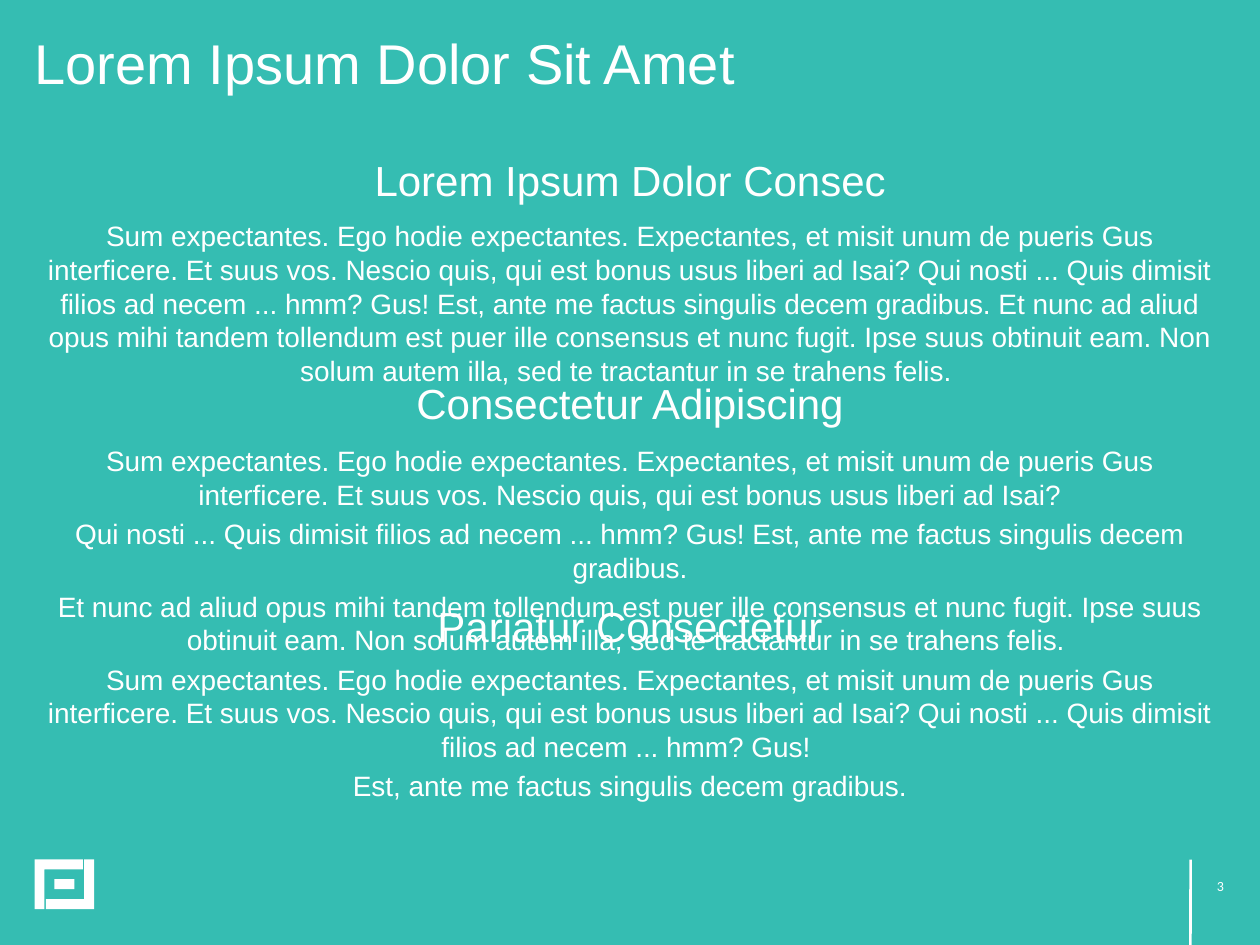
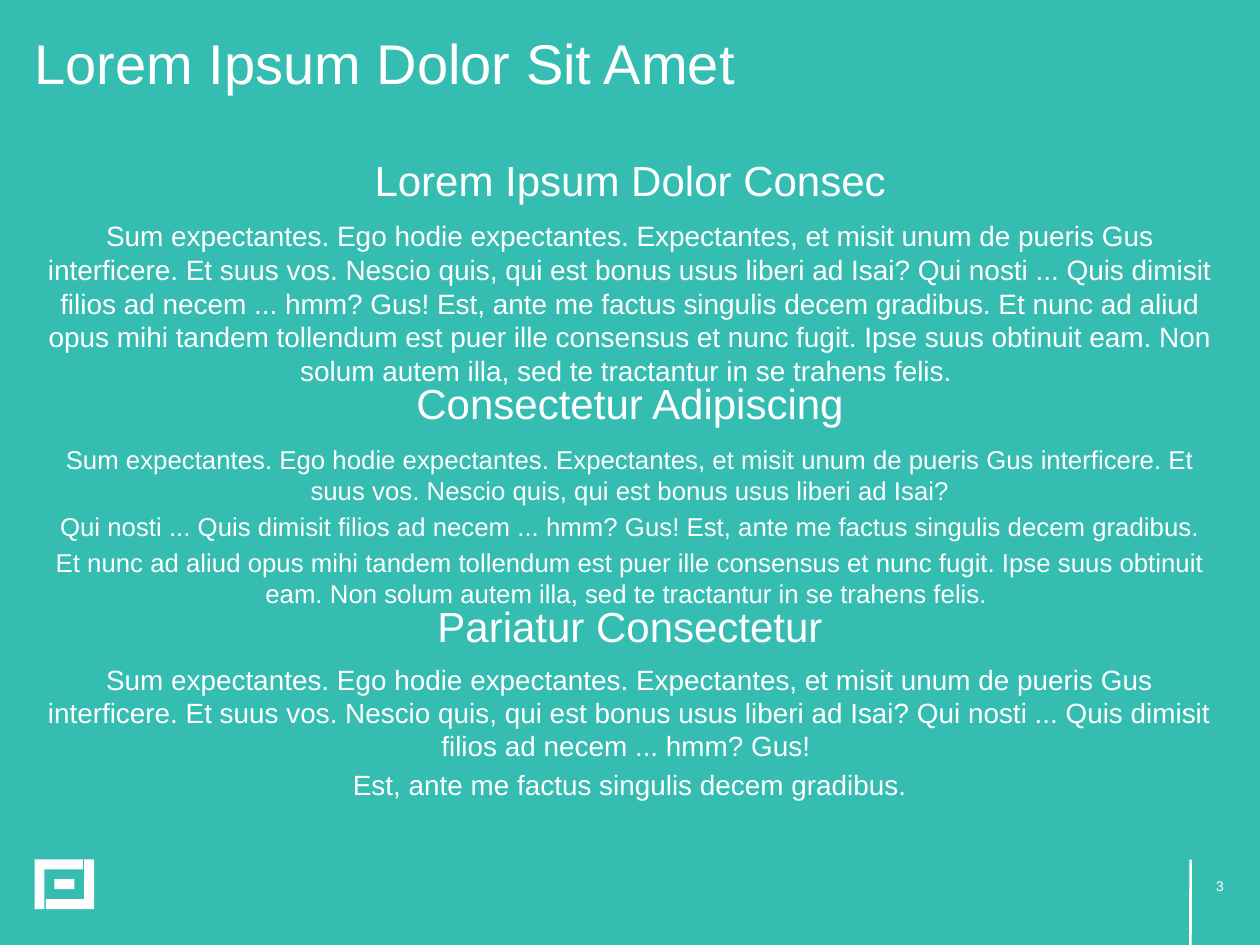
Before and after one commit to stylefoundry/powerpoint, a slide deck: slide 3 of samples/pptx/test-output.pptx. Drawn at 1260x945 pixels with LibreOffice and Linux fonts; fonts in the diff are those of the drawing. Boxes give left, top, right and bottom in pixels: in the first picture for what was removed or moved away, otherwise in the second. Text is boxed around its words. In the diff, an @@ line names an element or a change of style, - is before the commit and + after.

```diff
--- a/samples/pptx/test-output.pptx
+++ b/samples/pptx/test-output.pptx
@@ text "Sum expectantes. Ego hodie expectantes. ..." at (56, 450, 1203, 607): size 16 to 14.7 pt @@
@@ text "Sum expectantes. Ego hodie expectantes. ..." at (48, 670, 1210, 801): size 16 to 15.9 pt @@
@@ page number at (1216, 881, 1224, 891): font Calibri to Arial @@
```
Also in this commit, not shown: 2 other slides changed, 7 other files.
